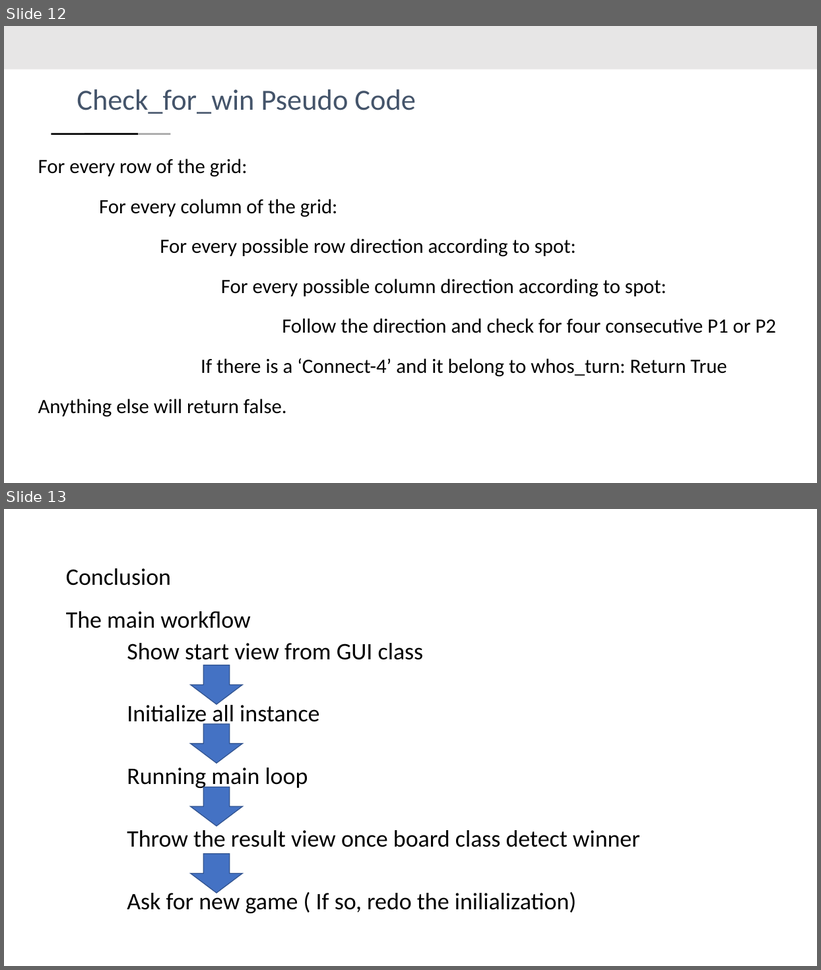
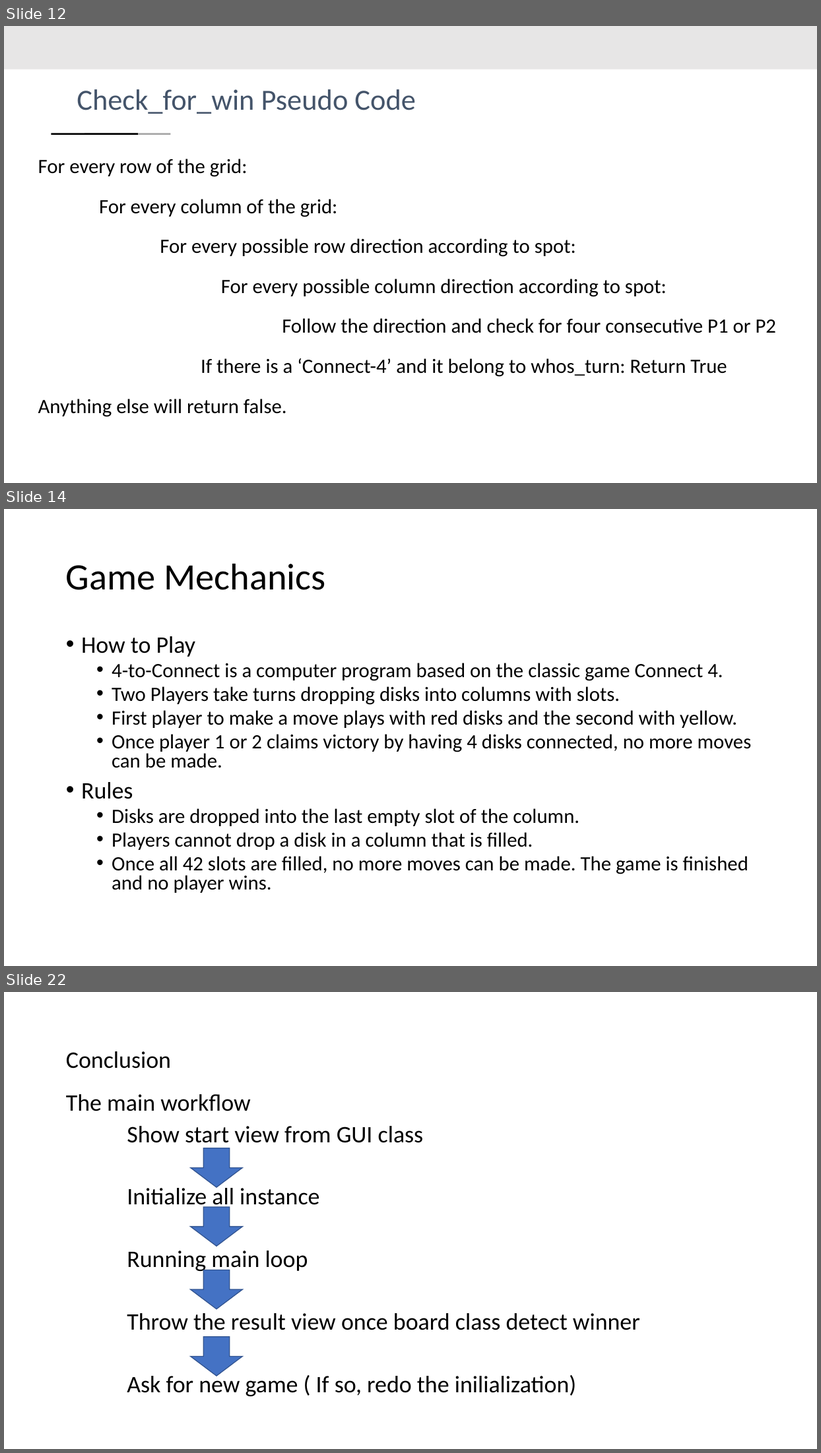
Before and after one commit to yangyaoi/Connect-Four-Project, a slide deck: Documents/design review presentation/Design Presentation Final.pptx. Shown one above the other, each under a label of ours: slides 12 and 13 before the commit, slides 12, 14 and 22 after it; the slides between them are not shown. The pictures are 821x970 and 821x1453 pixels, drawn with LibreOffice and Linux fonts; fonts in the diff are those of the drawing. Boxes give left, top, right and bottom in pixels: in the first picture for what was removed or moved away, otherwise in the second. Text is boxed around its words. In the diff, an @@ line names an element or a change of style, - is before the commit and + after.

```diff
--- a/Documents/design review presentation/Design Presentation Final.pptx
+++ b/Documents/design review presentation/Design Presentation Final.pptx
@@ slide 14 added at [4, 509, 817, 966], background #FFFFFF @@
@@ title added at [66, 563, 325, 590], 44 pt, text #000000 @@
+Game Mechanics
@@ text added at [81, 636, 752, 893], 24 pt, text #000000 @@
+• How to Play
+  • 4-to-Connect is a computer program based on the classic game Connect 4.
+  • Two Players take turns dropping disks into columns with slots.
+  • First player to make a move plays with red disks and the second with yellow.
+  • Once player 1 or 2 claims victory by having 4 disks connected, no more moves can be made.
+• Rules
+  • Disks are dropped into the last empty slot of the column.
+  • Players cannot drop a disk in a column that is filled.
+  • Once all 42 slots are filled, no more moves can be made. The game is finished and no player wins.
@@ what was slide 13 is now slide 22 @@
```
Also in this commit, not shown: 3 slides changed, 8 other slides added.
